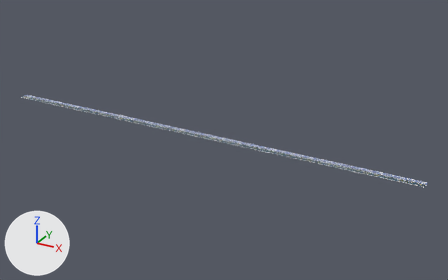
An edit to the Blender file training-video-playground.blend, drawn before and after from the same camera.
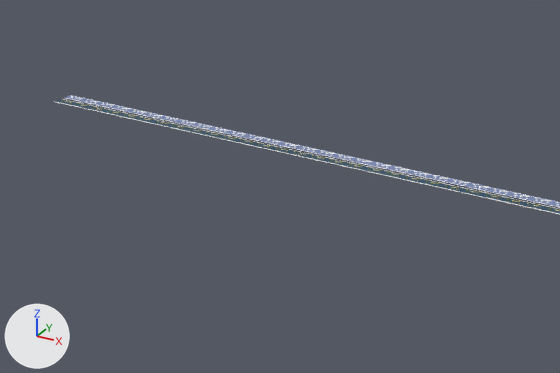
Old and new are each drawn whole from a 50 mm lens placed at (866.0, -817.0, 402.0), pointed at (410.0, 12.0, -13.0) and again close up on the part from 0% to 48% of the width and 21% to 72% of the height. Arrows for +X, +Y and +Z are at lower left; the lights stay in place.

Objects in the first close-up: 'map-geosat-4k-map', 'map-reddit-8k-borders-map'.
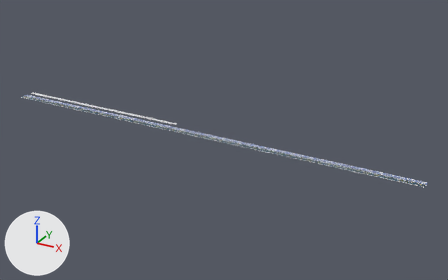
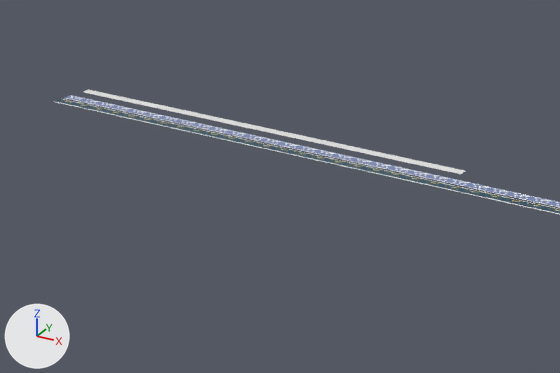
Commit message: addtl map

The change, as a list of edits to the scene's bpy script:
```text
Add mat_map_arcgis_5:
    mat_map_arcgis_5 = principled_material('map-arcgis-5')
    mat_map_arcgis_5.base_color = (0.8, 0.8, 0.8)  # white #e7e7e7
Add me_map_arcgis_5:
    me_map_arcgis_5.from_pydata([(-0.5, -0.5, 0.0), (0.5, -0.5, 0.0), (-0.5, 0.5, 0.0), (0.5, 0.5, 0.0)], [], [(0, 1, 3, 2)])
    me_map_arcgis_5.materials.append(mat_map_arcgis_5)  # its picture is missing
Add ob_map_arcgis_5:
    ob_map_arcgis_5 = bpy.data.objects.new('map-arcgis-5', me_map_arcgis_5)
    ob_map_arcgis_5.location = (-8.3, 6.1, 0.0)
    ob_map_arcgis_5.scale = (6.64, 6.64, 6.64)
    _m = ob_map_arcgis_5.modifiers.new('Array', 'ARRAY')
    _m.count = 50
```

What differs and where, as boxes [x1, y1, x2, y2] in the close-ups (560 x 373 px):
'map-arcgis-5', added: after [83, 89, 465, 174]
